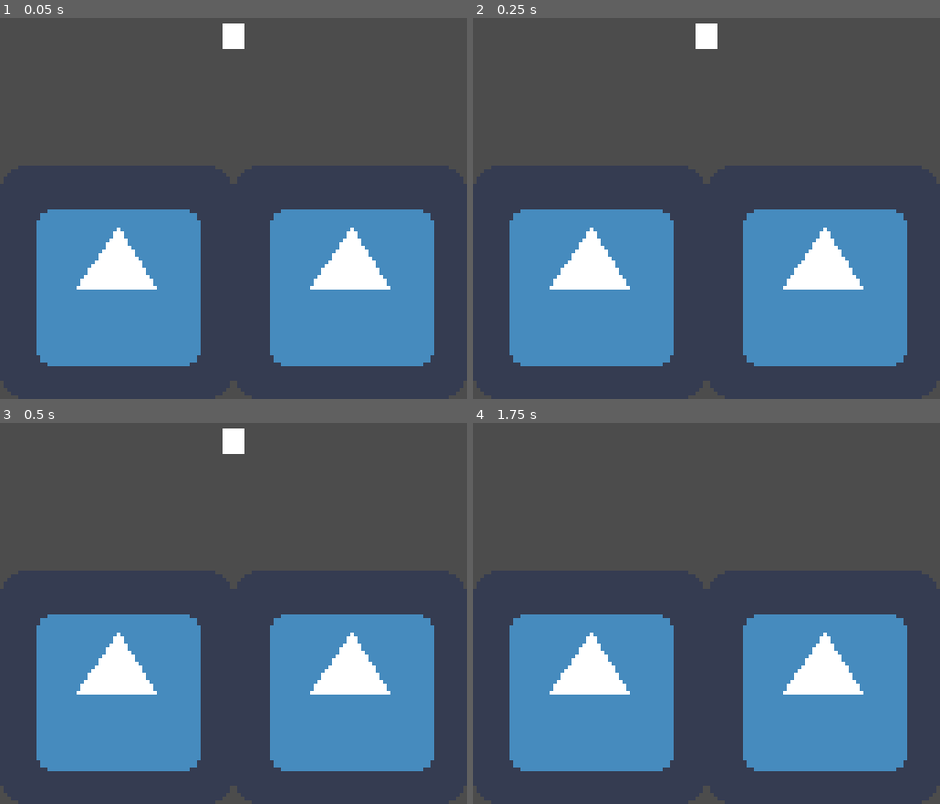
Above: before the commit, frames 1-4 (two rows, left to right).
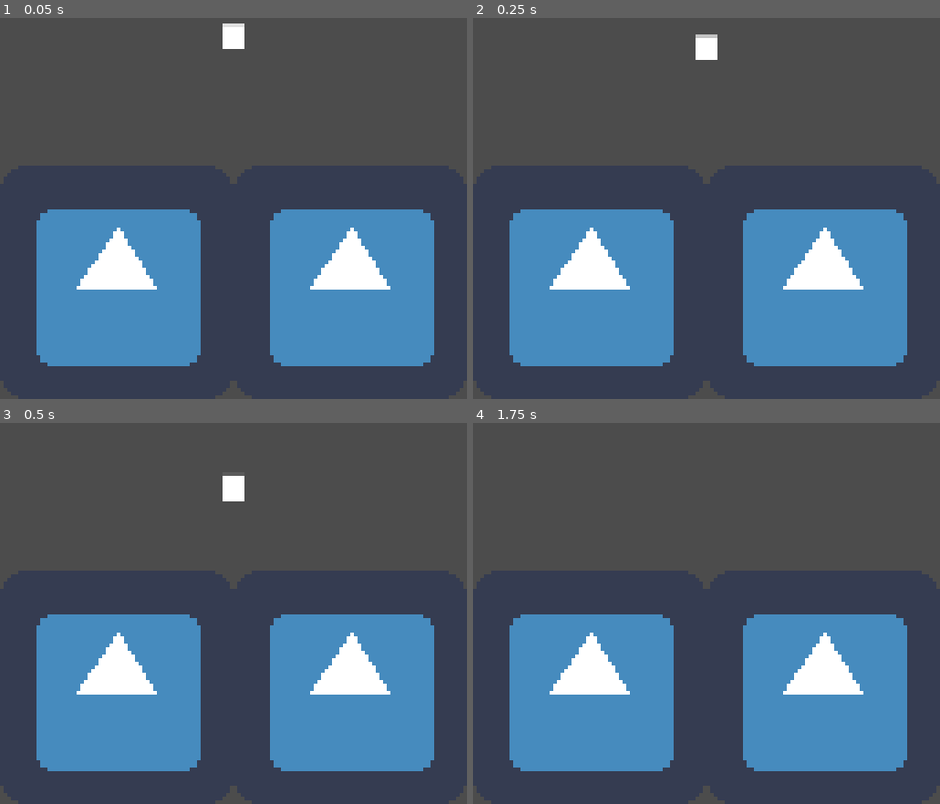
Above: after the commit, the same moments.

Repository: NintenDuck/Project-Vania
Game: Godot game, scene res://Scenes/Levels/Level_Debug.tscn
Same seed, same stepped clock (60 frames per second), same inputs: the game is played once before the commit and once after it. The engine's default icon, where the game draws it, is replaced by a stand-in: a white triangle on a blue panel in a dark square.
Inputs:
- Up to frame 1 (0.05 s): no input
- Up to frame 2 (0.25 s): no input
- Up to frame 3 (0.5 s): no input
- Up to frame 4 (1.75 s): hold D (k_right) from 0.53 s (still down)

The runs differ from the first frame. In frame 1, less than 0.1% of the frame differs, in the area x 47-53%, y 1-3%; in frame 2, 0.3%; in frame 3, 0.6%, in the area x 47-53%, y 1-21%; in frame 4, nothing differs.

Commit message:
Add: player friction & gravity

Diff:
--- a/Scenes/Levels/Level_Debug.tscn
+++ b/Scenes/Levels/Level_Debug.tscn
@@ -1,17 +1,37 @@
-[gd_scene load_steps=3 format=2]
+[gd_scene load_steps=4 format=2]
 
 [ext_resource path="res://icon.png" type="Texture" id=1]
 [ext_resource path="res://scenes/actors/Player.tscn" type="PackedScene" id=2]
 
+[sub_resource type="RectangleShape2D" id=1]
+extents = Vector2( 32, 32 )
+
 [node name="Level_Debug" type="Node2D"]
 
-[node name="Icon" type="Sprite" parent="."]
+[node name="Icon" type="StaticBody2D" parent="."]
 position = Vector2( 32, 96 )
+__meta__ = {
+"_edit_group_": true
+}
+
+[node name="Sprite" type="Sprite" parent="Icon"]
 texture = ExtResource( 1 )
 
-[node name="Icon2" type="Sprite" parent="."]
+[node name="CollisionShape2D" type="CollisionShape2D" parent="Icon"]
+shape = SubResource( 1 )
+
+[node name="Icon2" type="StaticBody2D" parent="."]
 position = Vector2( 96, 96 )
+__meta__ = {
+"_edit_group_": true
+}
+
+[node name="Sprite" type="Sprite" parent="Icon2"]
 texture = ExtResource( 1 )
+
+[node name="CollisionShape2D" type="CollisionShape2D" parent="Icon2"]
+shape = SubResource( 1 )
 
 [node name="Player" parent="." instance=ExtResource( 2 )]
 position = Vector2( 64, 32 )
+MAX_VELOCITY = 100
--- a/Scenes/actors/Player.tscn
+++ b/Scenes/actors/Player.tscn
@@ -8,8 +8,13 @@
 
 [node name="Player" type="KinematicBody2D"]
 script = ExtResource( 2 )
-velocity = 200
-friction = 0.05
+__meta__ = {
+"_edit_group_": true
+}
+VELOCITY = 300
+MAX_VELOCITY = 400
+FRICTION = 0.2
+GRAVITY = 100
 
 [node name="Sprite" type="Sprite" parent="."]
 position = Vector2( 0, -4 )
--- a/scripts/player.gd
+++ b/scripts/player.gd
@@ -1,9 +1,10 @@
 extends KinematicBody2D
 
-export var velocity 		= 0
-export var max_velocity 	= 0
-export(float) var friction 	= 0.0
-export var jump_force 		= 0
+export(int) var VELOCITY 		= 0
+export(int) var MAX_VELOCITY 	= 0
+export(float) var FRICTION 		= 0.0
+export var JUMP_FORCE 			= 0
+export(int) var GRAVITY			= 0
 
 var motion = Vector2.ZERO
 
@@ -19,15 +20,26 @@
 func _process(delta):
 	match current_state:
 		states.IDLEING:
-			print(get_input_vector())
+			if get_input_vector() != 0:
+				change_state_to(states.WALKING)
+				return
+			apply_friction()
+			apply_gravity(delta)
 			move()
 		states.WALKING:
-			print("Walking")
+			apply_horizontal_force(get_input_vector(), delta)
+			move()
+			if not is_on_floor():
+				apply_gravity(delta)
 		states.JUMPING:
 			print("Jumping")
 		states.SLIDING:
 			print("Sliding")
 
+
+func change_state_to(new_state:int):
+	current_state = new_state
+	return new_state
 
 
 func get_input_vector():
@@ -35,12 +47,24 @@
 	return input_vector
 
 
+func apply_friction():
+	motion.x = lerp( motion.x, 0, FRICTION )
+
+
+func apply_horizontal_force(input_vector:int, delta:float):
+	if input_vector != 0:
+		motion.x += ( VELOCITY * input_vector ) * delta
+	else:
+		change_state_to( states.IDLEING )
+	return motion.x
+
+
+func apply_gravity(delta):
+	if not is_on_floor():
+		motion.y += GRAVITY * delta
+
+
 func move():
-	var input_vector = get_input_vector()
-	if input_vector != 0:
-		motion.x = velocity * input_vector
-	else:
-		motion.x = 0
-
-	motion = move_and_slide(motion, Vector2.UP, true)
-	print(motion)
+	motion = move_and_slide( motion, Vector2.UP, true )
+	motion.x = clamp( motion.x, -MAX_VELOCITY, MAX_VELOCITY )
+	print( motion )
